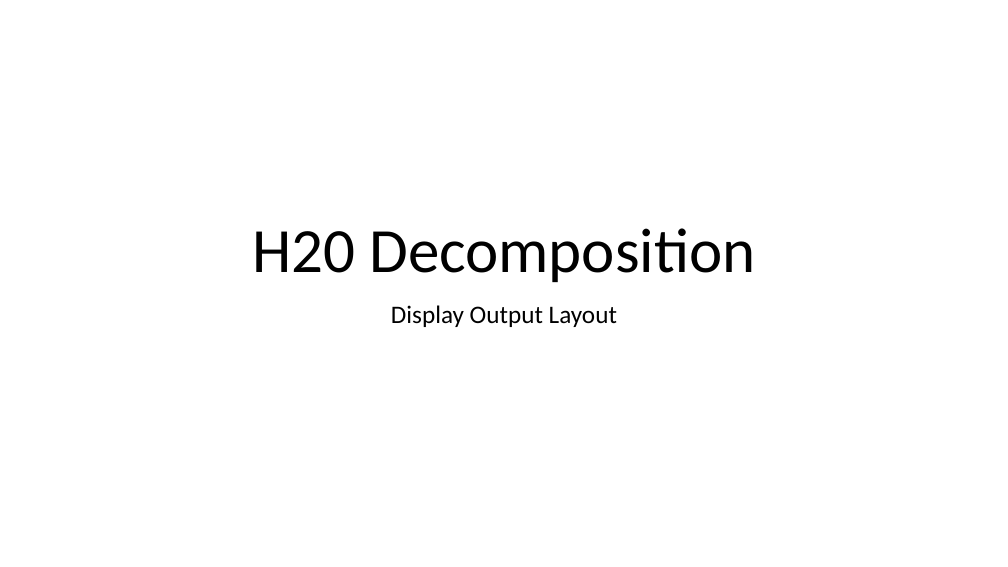
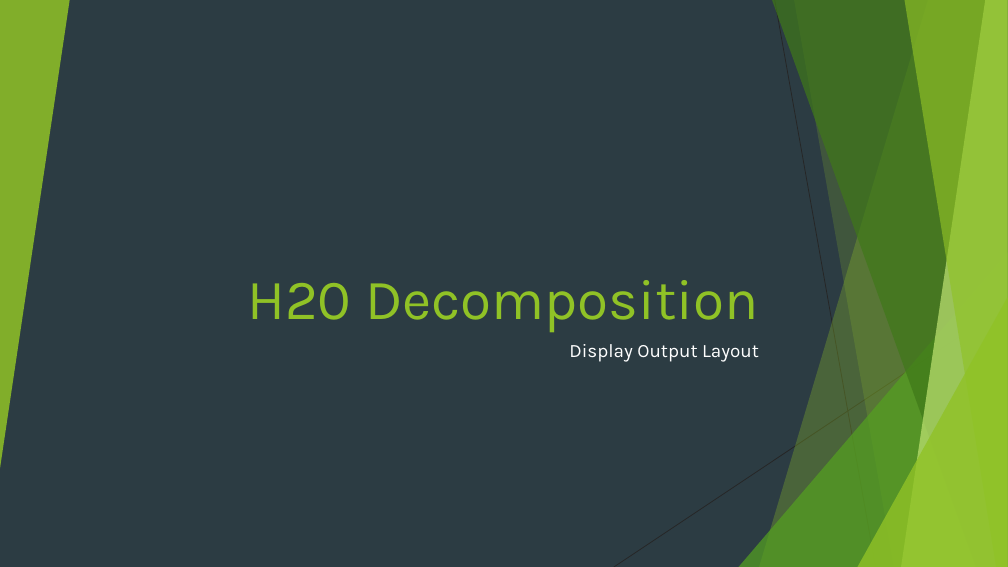
Before and after one commit to HYDROXY-RESEARCH-GROUP/H20-DECOMPOSITION, a slide deck: slide 1 of Display Output/Display Output.pptx. Drawn at 1008x567 pixels with LibreOffice and Linux fonts; fonts in the diff are those of the drawing. Boxes give left, top, right and bottom in pixels: in the first picture for what was removed or moved away, otherwise in the second. Text is boxed around its words. In the diff, an @@ line names an element or a change of style, - is before the commit and + after.

```diff
--- a/Display Output/Display Output.pptx
+++ b/Display Output/Display Output.pptx
@@ background #FFFFFF to #2C3C43 @@
@@ group added at box(0, 0, 1008, 567): 5 freeform shapes, 3 triangles, 2 lines @@
@@ title "H20 Decomposition": place and size @@
-title "H20 Decomposition" at box(252, 228, 755, 282)
+title "H20 Decomposition" at box(247, 280, 759, 333)
@@ title "H20 Decomposition" at box(247, 280, 759, 333): size 60 to 54 pt, font Calibri to Karla, text colour #000000 to #90C226; alignment centre to right; line spacing 0.9 to 1 @@
@@ subtitle "Display Output Layout": place and size @@
-subtitle "Display Output Layout" at box(391, 305, 617, 327)
+subtitle "Display Output Layout" at box(569, 344, 759, 362)
@@ subtitle "Display Output Layout" at box(569, 344, 759, 362): size 24 to 18 pt, font Calibri to Karla, text colour #000000 to #FFFFFF; alignment centre to right; line spacing 0.9 to 1 @@
```
Also in this commit, not shown: 4 other slides changed, 22 slides added, 2 slides removed, 34 other files.
